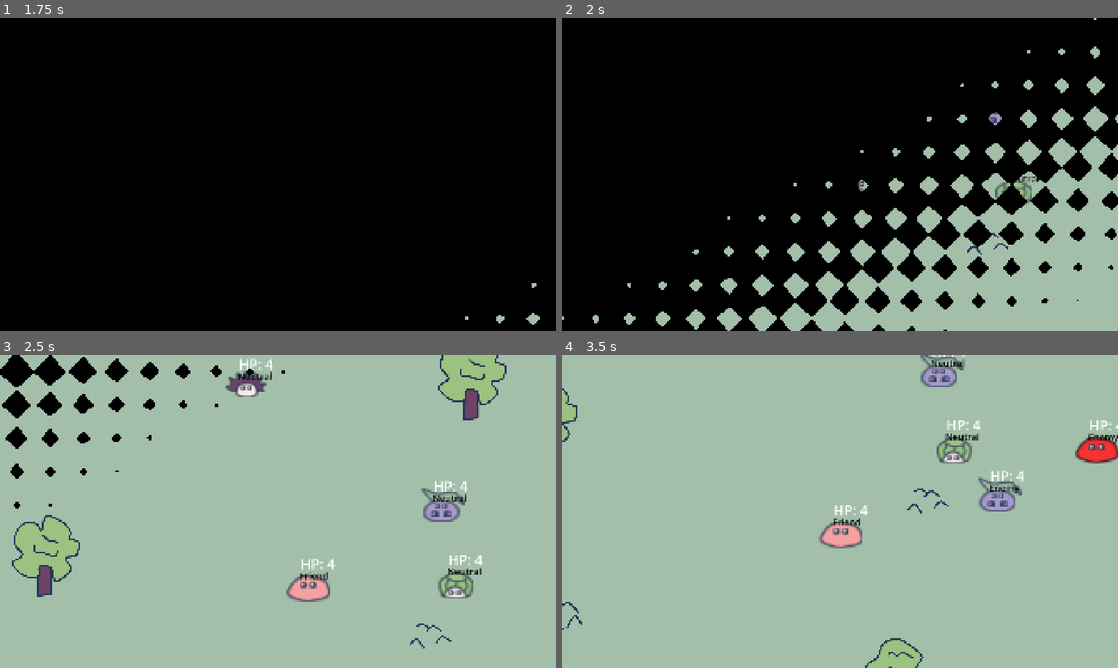
Above: before the commit, frames 1-4 (two rows, left to right).
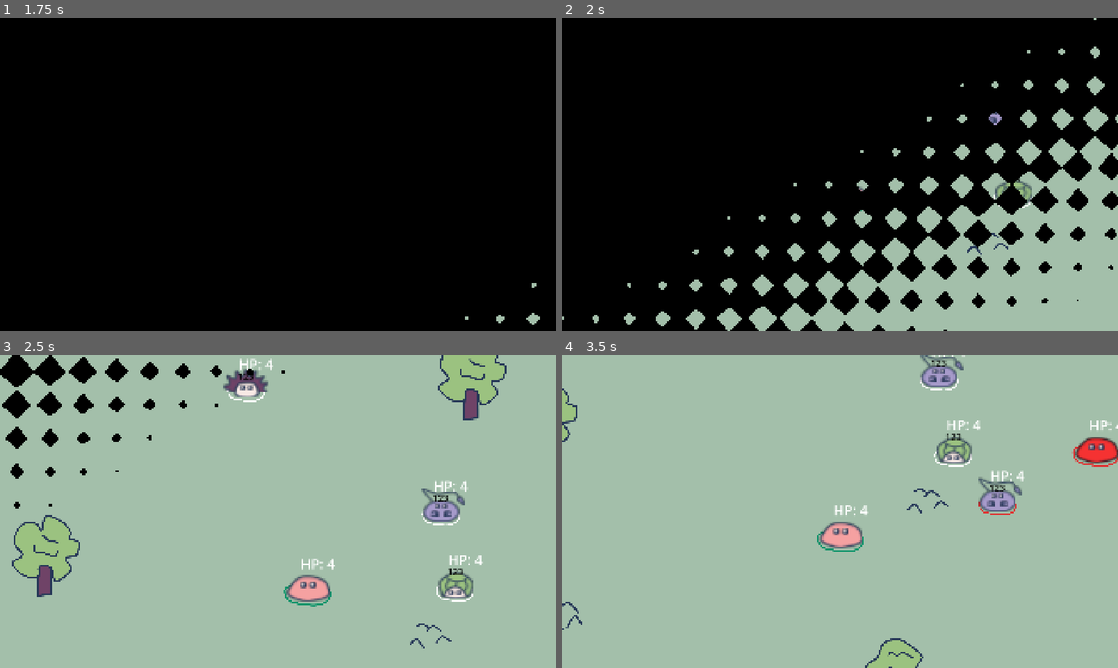
Above: after the commit, the same moments.

Repository: rinevard/SwarmSurge
Game: Godot game, scene res://scenes/main.tscn
Two runs of this game, one before a commit and one after it. Both use one fixed random seed, a clock stepped at 60 frames per second and the inputs below. Sound files missing from this copy of the repository are replaced by a short silence.
Inputs:
- Up to frame 1 (1.75 s): click "Start" at 0.5 s; click "Start" at 1.25 s
- Up to frame 2 (2 s): no input
- Up to frame 3 (2.5 s): hold D (right) from 2.03 s (still down)
- Up to frame 4 (3.5 s): release D (right) at 2.78 s; hold S (down) from 2.78 s (still down)

Frame 1 is identical in both runs. In frame 2, less than 0.1% of the frame differs, in the area x 53-86%, y 50-62%; in frame 3, 0.8%, in the area x 40-87%, y 4-81%; in frame 4, 0.7%.

Commit message:
用脚底的圆圈区分阵营

Diff:
--- a/scenes/creatures/base_creature.tscn
+++ b/scenes/creatures/base_creature.tscn
@@ -1,11 +1,16 @@
-[gd_scene load_steps=4 format=3 uid="uid://b031ffqlibkfg"]
+[gd_scene load_steps=5 format=3 uid="uid://b031ffqlibkfg"]
 
 [ext_resource type="Script" uid="uid://c3vgbxsctnyiy" path="res://scripts/creatures/base_creature.gd" id="1_jsg5w"]
+[ext_resource type="Texture2D" uid="uid://5imwsp0ak027" path="res://assets/art/group_circle.png" id="2_8qau0"]
 [ext_resource type="Script" uid="uid://bm2ntdm137udv" path="res://scripts/creatures/neutral_creature_detector.gd" id="3_8qau0"]
 [ext_resource type="Script" uid="uid://dj0m243dsoot8" path="res://scripts/opponent_detector.gd" id="5_ii4yc"]
 
 [node name="BaseCreature" type="Node2D"]
 script = ExtResource("1_jsg5w")
+
+[node name="GroupCircle" type="Sprite2D" parent="."]
+scale = Vector2(0.4, 0.4)
+texture = ExtResource("2_8qau0")
 
 [node name="NeutralCreatureDetector" type="Area2D" parent="."]
 collision_mask = 2
@@ -21,15 +26,6 @@
 collision_layer = 2
 monitoring = false
 
-[node name="GroupLabel" type="Label" parent="."]
-offset_left = -29.0
-offset_top = -66.0
-offset_right = 26.0
-offset_bottom = -21.0
-theme_override_colors/font_color = Color(0, 0, 0, 1)
-theme_override_font_sizes/font_size = 32
-text = "123"
-
 [node name="HealthLabel" type="Label" parent="."]
 offset_left = -26.0
 offset_top = -119.0
--- a/scenes/creatures/enemy_master.tscn
+++ b/scenes/creatures/enemy_master.tscn
@@ -79,15 +79,15 @@
 [node name="EnemyMaster" instance=ExtResource("1_s0yiq")]
 script = ExtResource("2_y5iur")
 
+[node name="GroupCircle" parent="." index="0"]
+position = Vector2(-2, 19)
+scale = Vector2(0.5, 0.5)
+
 [node name="CollisionShape2D" type="CollisionShape2D" parent="NeutralCreatureDetector" index="0"]
 shape = SubResource("CircleShape2D_enc81")
 
 [node name="CollisionShape2D" type="CollisionShape2D" parent="OpponentDetector" index="0"]
 shape = SubResource("CircleShape2D_lhcut")
-
-[node name="CollisionShape2D" type="CollisionShape2D" parent="GroupDetectedArea" index="0"]
-rotation = 1.57079
-shape = SubResource("CapsuleShape2D_enc81")
 
 [node name="Sprites" type="Node2D" parent="." index="3"]
 scale = Vector2(0.5, 0.5)
@@ -104,6 +104,10 @@
 region_enabled = true
 region_rect = Rect2(100, 1277, 113, 47)
 
+[node name="CollisionShape2D" type="CollisionShape2D" parent="GroupDetectedArea" index="0"]
+rotation = 1.57079
+shape = SubResource("CapsuleShape2D_enc81")
+
 [node name="AnimationPlayer" type="AnimationPlayer" parent="." index="6"]
 libraries = {
 &"": SubResource("AnimationLibrary_lhcut")
--- a/scenes/creatures/hedgehog.tscn
+++ b/scenes/creatures/hedgehog.tscn
@@ -12,6 +12,57 @@
 
 [sub_resource type="CircleShape2D" id="CircleShape2D_ja52c"]
 radius = 46.2709
+
+[sub_resource type="Animation" id="Animation_10ndf"]
+length = 0.001
+tracks/0/type = "value"
+tracks/0/imported = false
+tracks/0/enabled = true
+tracks/0/path = NodePath("Sprites/Body:scale")
+tracks/0/interp = 1
+tracks/0/loop_wrap = true
+tracks/0/keys = {
+"times": PackedFloat32Array(0),
+"transitions": PackedFloat32Array(1),
+"update": 0,
+"values": [Vector2(1, 1)]
+}
+tracks/1/type = "value"
+tracks/1/imported = false
+tracks/1/enabled = true
+tracks/1/path = NodePath("Sprites/Eyes:position")
+tracks/1/interp = 1
+tracks/1/loop_wrap = true
+tracks/1/keys = {
+"times": PackedFloat32Array(0),
+"transitions": PackedFloat32Array(1),
+"update": 0,
+"values": [Vector2(0, -8.33333)]
+}
+tracks/2/type = "value"
+tracks/2/imported = false
+tracks/2/enabled = true
+tracks/2/path = NodePath("Sprites/Stabs:position")
+tracks/2/interp = 1
+tracks/2/loop_wrap = true
+tracks/2/keys = {
+"times": PackedFloat32Array(0),
+"transitions": PackedFloat32Array(1),
+"update": 0,
+"values": [Vector2(-8, -63.3333)]
+}
+tracks/3/type = "value"
+tracks/3/imported = false
+tracks/3/enabled = true
+tracks/3/path = NodePath("Sprites/Stabs:scale")
+tracks/3/interp = 1
+tracks/3/loop_wrap = true
+tracks/3/keys = {
+"times": PackedFloat32Array(0),
+"transitions": PackedFloat32Array(1),
+"update": 0,
+"values": [Vector2(1, 1)]
+}
 
 [sub_resource type="Animation" id="Animation_s71yl"]
 resource_name = "normal"
@@ -66,57 +117,6 @@
 "values": [Vector2(1, 1), Vector2(1.1, 0.9)]
 }
 
-[sub_resource type="Animation" id="Animation_10ndf"]
-length = 0.001
-tracks/0/type = "value"
-tracks/0/imported = false
-tracks/0/enabled = true
-tracks/0/path = NodePath("Sprites/Body:scale")
-tracks/0/interp = 1
-tracks/0/loop_wrap = true
-tracks/0/keys = {
-"times": PackedFloat32Array(0),
-"transitions": PackedFloat32Array(1),
-"update": 0,
-"values": [Vector2(1, 1)]
-}
-tracks/1/type = "value"
-tracks/1/imported = false
-tracks/1/enabled = true
-tracks/1/path = NodePath("Sprites/Eyes:position")
-tracks/1/interp = 1
-tracks/1/loop_wrap = true
-tracks/1/keys = {
-"times": PackedFloat32Array(0),
-"transitions": PackedFloat32Array(1),
-"update": 0,
-"values": [Vector2(0, -8.33333)]
-}
-tracks/2/type = "value"
-tracks/2/imported = false
-tracks/2/enabled = true
-tracks/2/path = NodePath("Sprites/Stabs:position")
-tracks/2/interp = 1
-tracks/2/loop_wrap = true
-tracks/2/keys = {
-"times": PackedFloat32Array(0),
-"transitions": PackedFloat32Array(1),
-"update": 0,
-"values": [Vector2(-8, -63.3333)]
-}
-tracks/3/type = "value"
-tracks/3/imported = false
-tracks/3/enabled = true
-tracks/3/path = NodePath("Sprites/Stabs:scale")
-tracks/3/interp = 1
-tracks/3/loop_wrap = true
-tracks/3/keys = {
-"times": PackedFloat32Array(0),
-"transitions": PackedFloat32Array(1),
-"update": 0,
-"values": [Vector2(1, 1)]
-}
-
 [sub_resource type="AnimationLibrary" id="AnimationLibrary_10ndf"]
 _data = {
 &"RESET": SubResource("Animation_10ndf"),
@@ -126,17 +126,17 @@
 [node name="Hedgehog" instance=ExtResource("1_aotba")]
 script = ExtResource("2_kexk5")
 
+[node name="GroupCircle" parent="." index="0"]
+position = Vector2(-1, 13)
+
 [node name="CollisionShape2D" type="CollisionShape2D" parent="NeutralCreatureDetector" index="0"]
 shape = SubResource("CircleShape2D_s71yl")
 
 [node name="CollisionShape2D" type="CollisionShape2D" parent="OpponentDetector" index="0"]
 shape = SubResource("CircleShape2D_10ndf")
 
-[node name="CollisionShape2D" type="CollisionShape2D" parent="GroupDetectedArea" index="0"]
-shape = SubResource("CircleShape2D_ja52c")
-
 [node name="Sprites" type="Node2D" parent="." index="3"]
-scale = Vector2(0.36, 0.36)
+scale = Vector2(0.4, 0.4)
 
 [node name="Body" type="Sprite2D" parent="Sprites" index="0"]
 texture = ExtResource("4_10ndf")
@@ -155,6 +155,18 @@
 region_enabled = true
 region_rect = Rect2(100, 1277, 113, 47)
 
+[node name="CollisionShape2D" type="CollisionShape2D" parent="GroupDetectedArea" index="0"]
+shape = SubResource("CircleShape2D_ja52c")
+
+[node name="GroupLabel" type="Label" parent="." index="5"]
+offset_left = -29.0
+offset_top = -66.0
+offset_right = 26.0
+offset_bottom = -21.0
+theme_override_colors/font_color = Color(0, 0, 0, 1)
+theme_override_font_sizes/font_size = 32
+text = "123"
+
 [node name="AnimationPlayer" type="AnimationPlayer" parent="." index="6"]
 libraries = {
 &"": SubResource("AnimationLibrary_10ndf")
--- a/scenes/creatures/scorpion.tscn
+++ b/scenes/creatures/scorpion.tscn
@@ -12,6 +12,93 @@
 
 [sub_resource type="CircleShape2D" id="CircleShape2D_xwqv6"]
 radius = 40.0
+
+[sub_resource type="Animation" id="Animation_atvky"]
+length = 0.001
+tracks/0/type = "value"
+tracks/0/imported = false
+tracks/0/enabled = true
+tracks/0/path = NodePath("Sprites/LeftHand:position")
+tracks/0/interp = 1
+tracks/0/loop_wrap = true
+tracks/0/keys = {
+"times": PackedFloat32Array(0),
+"transitions": PackedFloat32Array(1),
+"update": 0,
+"values": [Vector2(-55, 27.5)]
+}
+tracks/1/type = "value"
+tracks/1/imported = false
+tracks/1/enabled = true
+tracks/1/path = NodePath("Sprites/RightHand:position")
+tracks/1/interp = 1
+tracks/1/loop_wrap = true
+tracks/1/keys = {
+"times": PackedFloat32Array(0),
+"transitions": PackedFloat32Array(1),
+"update": 0,
+"values": [Vector2(55, 27.5)]
+}
+tracks/2/type = "value"
+tracks/2/imported = false
+tracks/2/enabled = true
+tracks/2/path = NodePath("Sprites/Body:scale")
+tracks/2/interp = 1
+tracks/2/loop_wrap = true
+tracks/2/keys = {
+"times": PackedFloat32Array(0),
+"transitions": PackedFloat32Array(1),
+"update": 0,
+"values": [Vector2(1, 1)]
+}
+tracks/3/type = "value"
+tracks/3/imported = false
+tracks/3/enabled = true
+tracks/3/path = NodePath("Sprites/Tail:position")
+tracks/3/interp = 1
+tracks/3/loop_wrap = true
+tracks/3/keys = {
+"times": PackedFloat32Array(0),
+"transitions": PackedFloat32Array(1),
+"update": 0,
+"values": [Vector2(0, -132.5)]
+}
+tracks/4/type = "value"
+tracks/4/imported = false
+tracks/4/enabled = true
+tracks/4/path = NodePath("Sprites/Stab:position")
+tracks/4/interp = 1
+tracks/4/loop_wrap = true
+tracks/4/keys = {
+"times": PackedFloat32Array(0),
+"transitions": PackedFloat32Array(1),
+"update": 0,
+"values": [Vector2(172.5, -85)]
+}
+tracks/5/type = "value"
+tracks/5/imported = false
+tracks/5/enabled = true
+tracks/5/path = NodePath("Sprites/Stab:rotation")
+tracks/5/interp = 1
+tracks/5/loop_wrap = true
+tracks/5/keys = {
+"times": PackedFloat32Array(0),
+"transitions": PackedFloat32Array(1),
+"update": 0,
+"values": [0.261799]
+}
+tracks/6/type = "value"
+tracks/6/imported = false
+tracks/6/enabled = true
+tracks/6/path = NodePath("Sprites/Eyes:position")
+tracks/6/interp = 1
+tracks/6/loop_wrap = true
+tracks/6/keys = {
+"times": PackedFloat32Array(0),
+"transitions": PackedFloat32Array(1),
+"update": 0,
+"values": [Vector2(0, -45)]
+}
 
 [sub_resource type="Animation" id="Animation_3qadu"]
 resource_name = "normal"
@@ -102,93 +189,6 @@
 "values": [Vector2(0, -37.5), Vector2(0, -45)]
 }
 
-[sub_resource type="Animation" id="Animation_atvky"]
-length = 0.001
-tracks/0/type = "value"
-tracks/0/imported = false
-tracks/0/enabled = true
-tracks/0/path = NodePath("Sprites/LeftHand:position")
-tracks/0/interp = 1
-tracks/0/loop_wrap = true
-tracks/0/keys = {
-"times": PackedFloat32Array(0),
-"transitions": PackedFloat32Array(1),
-"update": 0,
-"values": [Vector2(-55, 27.5)]
-}
-tracks/1/type = "value"
-tracks/1/imported = false
-tracks/1/enabled = true
-tracks/1/path = NodePath("Sprites/RightHand:position")
-tracks/1/interp = 1
-tracks/1/loop_wrap = true
-tracks/1/keys = {
-"times": PackedFloat32Array(0),
-"transitions": PackedFloat32Array(1),
-"update": 0,
-"values": [Vector2(55, 27.5)]
-}
-tracks/2/type = "value"
-tracks/2/imported = false
-tracks/2/enabled = true
-tracks/2/path = NodePath("Sprites/Body:scale")
-tracks/2/interp = 1
-tracks/2/loop_wrap = true
-tracks/2/keys = {
-"times": PackedFloat32Array(0),
-"transitions": PackedFloat32Array(1),
-"update": 0,
-"values": [Vector2(1, 1)]
-}
-tracks/3/type = "value"
-tracks/3/imported = false
-tracks/3/enabled = true
-tracks/3/path = NodePath("Sprites/Tail:position")
-tracks/3/interp = 1
-tracks/3/loop_wrap = true
-tracks/3/keys = {
-"times": PackedFloat32Array(0),
-"transitions": PackedFloat32Array(1),
-"update": 0,
-"values": [Vector2(0, -132.5)]
-}
-tracks/4/type = "value"
-tracks/4/imported = false
-tracks/4/enabled = true
-tracks/4/path = NodePath("Sprites/Stab:position")
-tracks/4/interp = 1
-tracks/4/loop_wrap = true
-tracks/4/keys = {
-"times": PackedFloat32Array(0),
-"transitions": PackedFloat32Array(1),
-"update": 0,
-"values": [Vector2(172.5, -85)]
-}
-tracks/5/type = "value"
-tracks/5/imported = false
-tracks/5/enabled = true
-tracks/5/path = NodePath("Sprites/Stab:rotation")
-tracks/5/interp = 1
-tracks/5/loop_wrap = true
-tracks/5/keys = {
-"times": PackedFloat32Array(0),
-"transitions": PackedFloat32Array(1),
-"update": 0,
-"values": [0.261799]
-}
-tracks/6/type = "value"
-tracks/6/imported = false
-tracks/6/enabled = true
-tracks/6/path = NodePath("Sprites/Eyes:position")
-tracks/6/interp = 1
-tracks/6/loop_wrap = true
-tracks/6/keys = {
-"times": PackedFloat32Array(0),
-"transitions": PackedFloat32Array(1),
-"update": 0,
-"values": [Vector2(0, -45)]
-}
-
 [sub_resource type="AnimationLibrary" id="AnimationLibrary_atvky"]
 _data = {
 &"RESET": SubResource("Animation_atvky"),
@@ -198,21 +198,20 @@
 [node name="Scorpion" instance=ExtResource("1_nthnc")]
 script = ExtResource("2_n0plm")
 
+[node name="GroupCircle" parent="." index="0"]
+position = Vector2(0, 21)
+
 [node name="CollisionShape2D" type="CollisionShape2D" parent="NeutralCreatureDetector" index="0"]
 shape = SubResource("CircleShape2D_3qadu")
 
 [node name="CollisionShape2D" type="CollisionShape2D" parent="OpponentDetector" index="0"]
 shape = SubResource("CircleShape2D_atvky")
 
-[node name="CollisionShape2D" type="CollisionShape2D" parent="GroupDetectedArea" index="0"]
-shape = SubResource("CircleShape2D_xwqv6")
-
 [node name="Sprites" type="Node2D" parent="." index="3"]
 scale = Vector2(0.4, 0.4)
 
 [node name="Tail" type="Sprite2D" parent="Sprites" index="0"]
 position = Vector2(0, -132.5)
-scale = Vector2(1, 1)
 texture = ExtResource("3_3qadu")
 region_enabled = true
 region_rect = Rect2(486, 1137, 331, 118)
@@ -220,7 +219,6 @@
 [node name="Stab" type="Sprite2D" parent="Sprites" index="1"]
 position = Vector2(172.5, -85)
 rotation = 0.261799
-scale = Vector2(1, 1)
 texture = ExtResource("3_3qadu")
 region_enabled = true
 region_rect = Rect2(622, 1398, 77, 78)
@@ -247,6 +245,18 @@
 texture = ExtResource("3_3qadu")
 region_enabled = true
 region_rect = Rect2(695, 1674, 75, 56)
+
+[node name="CollisionShape2D" type="CollisionShape2D" parent="GroupDetectedArea" index="0"]
+shape = SubResource("CircleShape2D_xwqv6")
+
+[node name="GroupLabel" type="Label" parent="." index="5"]
+offset_left = -29.0
+offset_top = -66.0
+offset_right = 26.0
+offset_bottom = -21.0
+theme_override_colors/font_color = Color(0, 0, 0, 1)
+theme_override_font_sizes/font_size = 32
+text = "123"
 
 [node name="AnimationPlayer" type="AnimationPlayer" parent="." index="6"]
 libraries = {
--- a/scenes/creatures/swarm_master.tscn
+++ b/scenes/creatures/swarm_master.tscn
@@ -80,15 +80,15 @@
 z_index = 1
 script = ExtResource("1_f4anc")
 
+[node name="GroupCircle" parent="." index="0"]
+position = Vector2(-2, 21)
+scale = Vector2(0.5, 0.5)
+
 [node name="CollisionShape2D" type="CollisionShape2D" parent="NeutralCreatureDetector" index="0"]
 shape = SubResource("CircleShape2D_l84sl")
 
 [node name="CollisionShape2D" type="CollisionShape2D" parent="OpponentDetector" index="0"]
 shape = SubResource("CircleShape2D_ydyxm")
-
-[node name="CollisionShape2D" type="CollisionShape2D" parent="GroupDetectedArea" index="0"]
-rotation = 1.57079
-shape = SubResource("CapsuleShape2D_l84sl")
 
 [node name="Sprites" type="Node2D" parent="." index="3"]
 scale = Vector2(0.5, 0.5)
@@ -104,6 +104,10 @@
 region_enabled = true
 region_rect = Rect2(100, 1277, 113, 47)
 
+[node name="CollisionShape2D" type="CollisionShape2D" parent="GroupDetectedArea" index="0"]
+rotation = 1.57079
+shape = SubResource("CapsuleShape2D_l84sl")
+
 [node name="AnimationPlayer" type="AnimationPlayer" parent="." index="6"]
 libraries = {
 &"": SubResource("AnimationLibrary_ydyxm")
--- a/scenes/creatures/turtle.tscn
+++ b/scenes/creatures/turtle.tscn
@@ -12,6 +12,57 @@
 
 [sub_resource type="CircleShape2D" id="CircleShape2D_psu7v"]
 radius = 50.0
+
+[sub_resource type="Animation" id="Animation_wqdtd"]
+length = 0.001
+tracks/0/type = "value"
+tracks/0/imported = false
+tracks/0/enabled = true
+tracks/0/path = NodePath("Sprites/Body:scale")
+tracks/0/interp = 1
+tracks/0/loop_wrap = true
+tracks/0/keys = {
+"times": PackedFloat32Array(0),
+"transitions": PackedFloat32Array(1),
+"update": 0,
+"values": [Vector2(1, 1)]
+}
+tracks/1/type = "value"
+tracks/1/imported = false
+tracks/1/enabled = true
+tracks/1/path = NodePath("Sprites/Shell:scale")
+tracks/1/interp = 1
+tracks/1/loop_wrap = true
+tracks/1/keys = {
+"times": PackedFloat32Array(0),
+"transitions": PackedFloat32Array(1),
+"update": 0,
+"values": [Vector2(1, 1)]
+}
+tracks/2/type = "value"
+tracks/2/imported = false
+tracks/2/enabled = true
+tracks/2/path = NodePath("Sprites/Body:position")
+tracks/2/interp = 1
+tracks/2/loop_wrap = true
+tracks/2/keys = {
+"times": PackedFloat32Array(0),
+"transitions": PackedFloat32Array(1),
+"update": 0,
+"values": [Vector2(-7.5, 62.5)]
+}
+tracks/3/type = "value"
+tracks/3/imported = false
+tracks/3/enabled = true
+tracks/3/path = NodePath("Sprites/Eyes:position")
+tracks/3/interp = 1
+tracks/3/loop_wrap = true
+tracks/3/keys = {
+"times": PackedFloat32Array(0),
+"transitions": PackedFloat32Array(1),
+"update": 0,
+"values": [Vector2(-7.5, 75)]
+}
 
 [sub_resource type="Animation" id="Animation_1y4ad"]
 resource_name = "normal"
@@ -66,57 +117,6 @@
 "values": [Vector2(-7.5, 75), Vector2(-7.5, 65)]
 }
 
-[sub_resource type="Animation" id="Animation_wqdtd"]
-length = 0.001
-tracks/0/type = "value"
-tracks/0/imported = false
-tracks/0/enabled = true
-tracks/0/path = NodePath("Sprites/Body:scale")
-tracks/0/interp = 1
-tracks/0/loop_wrap = true
-tracks/0/keys = {
-"times": PackedFloat32Array(0),
-"transitions": PackedFloat32Array(1),
-"update": 0,
-"values": [Vector2(1, 1)]
-}
-tracks/1/type = "value"
-tracks/1/imported = false
-tracks/1/enabled = true
-tracks/1/path = NodePath("Sprites/Shell:scale")
-tracks/1/interp = 1
-tracks/1/loop_wrap = true
-tracks/1/keys = {
-"times": PackedFloat32Array(0),
-"transitions": PackedFloat32Array(1),
-"update": 0,
-"values": [Vector2(1, 1)]
-}
-tracks/2/type = "value"
-tracks/2/imported = false
-tracks/2/enabled = true
-tracks/2/path = NodePath("Sprites/Body:position")
-tracks/2/interp = 1
-tracks/2/loop_wrap = true
-tracks/2/keys = {
-"times": PackedFloat32Array(0),
-"transitions": PackedFloat32Array(1),
-"update": 0,
-"values": [Vector2(-7.5, 62.5)]
-}
-tracks/3/type = "value"
-tracks/3/imported = false
-tracks/3/enabled = true
-tracks/3/path = NodePath("Sprites/Eyes:position")
-tracks/3/interp = 1
-tracks/3/loop_wrap = true
-tracks/3/keys = {
-"times": PackedFloat32Array(0),
-"transitions": PackedFloat32Array(1),
-"update": 0,
-"values": [Vector2(-7.5, 75)]
-}
-
 [sub_resource type="AnimationLibrary" id="AnimationLibrary_wqdtd"]
 _data = {
 &"RESET": SubResource("Animation_wqdtd"),
@@ -126,14 +126,14 @@
 [node name="Turtle" instance=ExtResource("1_vdf1r")]
 script = ExtResource("2_1y4ad")
 
+[node name="GroupCircle" parent="." index="0"]
+position = Vector2(-3, 29)
+
 [node name="CollisionShape2D" type="CollisionShape2D" parent="NeutralCreatureDetector" index="0"]
 shape = SubResource("CircleShape2D_1y4ad")
 
 [node name="CollisionShape2D" type="CollisionShape2D" parent="OpponentDetector" index="0"]
 shape = SubResource("CircleShape2D_wqdtd")
-
-[node name="CollisionShape2D" type="CollisionShape2D" parent="GroupDetectedArea" index="0"]
-shape = SubResource("CircleShape2D_psu7v")
 
 [node name="Sprites" type="Node2D" parent="." index="3"]
 scale = Vector2(0.4, 0.4)
@@ -155,8 +155,20 @@
 region_enabled = true
 region_rect = Rect2(100, 1277, 113, 47)
 
+[node name="CollisionShape2D" type="CollisionShape2D" parent="GroupDetectedArea" index="0"]
+shape = SubResource("CircleShape2D_psu7v")
+
 [node name="ShieldPosMarker" type="Marker2D" parent="." index="5"]
 position = Vector2(0, -150)
+
+[node name="GroupLabel" type="Label" parent="." index="6"]
+offset_left = -29.0
+offset_top = -66.0
+offset_right = 26.0
+offset_bottom = -21.0
+theme_override_colors/font_color = Color(0, 0, 0, 1)
+theme_override_font_sizes/font_size = 32
+text = "123"
 
 [node name="AnimationPlayer" type="AnimationPlayer" parent="." index="7"]
 libraries = {
--- a/scripts/creatures/base_creature.gd
+++ b/scripts/creatures/base_creature.gd
@@ -8,6 +8,7 @@
 @onready var neutral_creature_detector: CreatureDetector = $NeutralCreatureDetector
 @onready var opponent_detector: OpponentDetector = $OpponentDetector
 @onready var group_detected_area: Area2D = $GroupDetectedArea
+@onready var group_circle: Sprite2D = $GroupCircle
 
 func _ready() -> void:
 	update_group(group, swarm_master)
@@ -20,14 +21,17 @@
 	match group:
 		# 中立阵营不检测
 		Global.GROUP.NEUTRAL:
+			group_circle.modulate = Color.WHITE
 			neutral_creature_detector.set_deferred("monitoring", false)
 			_update_opponent_detector_by_group()
 			_update_detected_area_by_group()
 		Global.GROUP.FRIEND:
+			group_circle.modulate = Color("099268")
 			neutral_creature_detector.set_deferred("monitoring", true)
 			_update_opponent_detector_by_group()
 			_update_detected_area_by_group()
 		Global.GROUP.ENEMY:
+			group_circle.modulate = Color("e03131")
 			neutral_creature_detector.set_deferred("monitoring", true)
 			_update_opponent_detector_by_group()
 			_update_detected_area_by_group()
@@ -69,15 +73,6 @@
 			group_detected_area.call_deferred("set_collision_layer_value", 2, false)
 			group_detected_area.call_deferred("set_collision_layer_value", 5, false)
 			group_detected_area.call_deferred("set_collision_layer_value", 6, true)
-
-func tmp_update_label() -> void:
-	match group:
-		Global.GROUP.FRIEND:
-			$GroupLabel.text = "Friend"
-		Global.GROUP.ENEMY:
-			$GroupLabel.text = "Enemy"
-		Global.GROUP.NEUTRAL:
-			$GroupLabel.text = "Neutral"
 
 ## 把中立阵营的 creature 加入自己的聚落中
 func _on_neutral_creature_detected(creature: BaseCreature) -> void:
--- a/scripts/creatures/enemy_master.gd
+++ b/scripts/creatures/enemy_master.gd
@@ -28,7 +28,6 @@
 	if Global.game_paused:
 		return
 	_update_swarm_parts_and_enemies()
-	tmp_update_label()
 
 	#region 激活
 	time_to_last_activation += delta
--- a/scripts/creatures/swarm_master.gd
+++ b/scripts/creatures/swarm_master.gd
@@ -26,7 +26,6 @@
 	time_record += delta
 	if Global.game_paused:
 		return
-	tmp_update_label()
 	_update_swarm_parts_and_enemies()
 	_update_music()
 
--- a/scripts/creatures/swarm_part.gd
+++ b/scripts/creatures/swarm_part.gd
@@ -31,7 +31,6 @@
 func _physics_process(delta: float) -> void:
 	if Global.game_paused:
 		return
-	tmp_update_label()
 	if group == Global.GROUP.NEUTRAL:
 		return
 
Binary file added: assets/art/group_circle.png
Not shown, added: assets/art/group_circle.png.import
